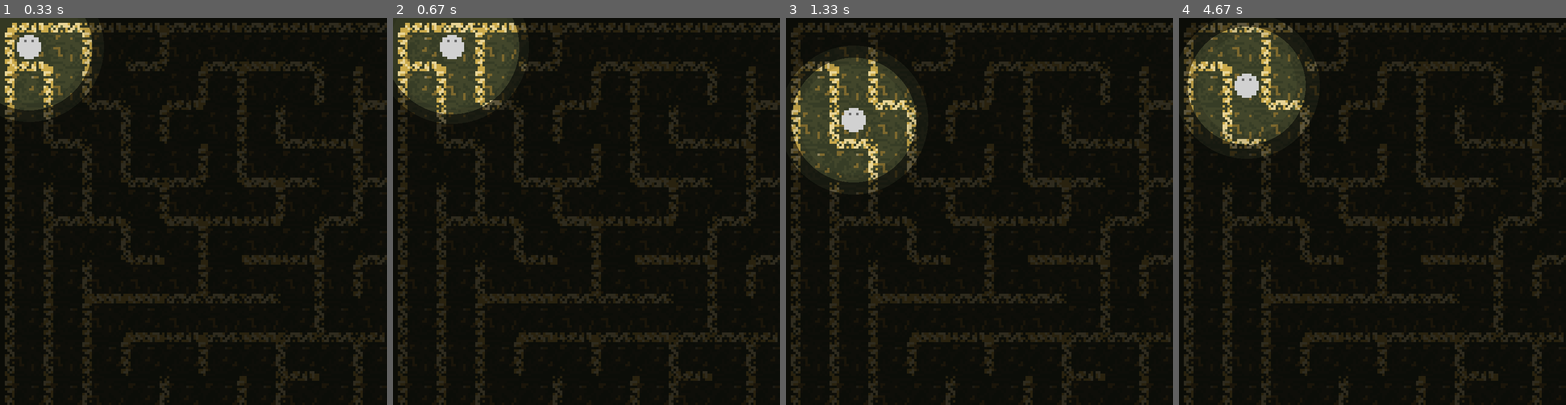
Above: before the commit, frames 1-4 (left to right).
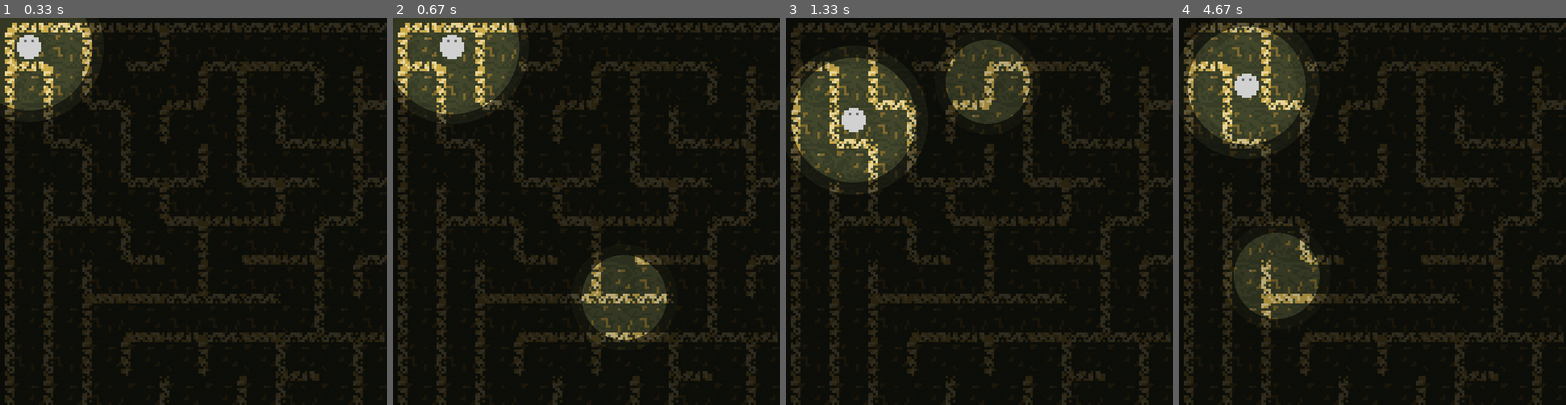
Above: after the commit, the same moments.

Repository: Yu266426/Pygame-Halloween-Game-Jam-2022
Game: pygame game, started from main.py
Same seed, same stepped clock (60 frames per second), same inputs: the game is played once before the commit and once after it.
Inputs (mouse positions are in pixels of both pictures, inside the frame that each line leads up to):
- Up to frame 1 (0.33 s): no input
- Up to frame 2 (0.67 s): press the mouse at (493, 215) at 0.37 s; move the mouse to (559, 257) at 0.47 s; release the mouse at (625, 296) at 0.6 s
- Up to frame 3 (1.33 s): click (1122, 346) at 0.72 s; click (987, 79) at 1.05 s
- Up to frame 4 (4.67 s): press the mouse at (1380, 79) at 1.37 s; move the mouse to (1426, 176) at 1.47 s; release the mouse at (1473, 273) at 1.6 s; press the mouse at (1380, 79) at 1.7 s; move the mouse to (1442, 196) at 1.8 s; release the mouse at (1507, 312) at 1.93 s; click (1248, 250) at 2.05 s; click (1256, 79) at 2.38 s; press the mouse at (1256, 79) at 2.7 s; move the mouse to (1271, 110) at 2.8 s; release the mouse at (1287, 141) at 2.93 s; press the mouse at (1256, 79) at 3.03 s; move the mouse to (1256, 219) at 3.13 s; release the mouse at (1256, 354) at 3.27 s; press the mouse at (1256, 79) at 3.37 s; move the mouse to (1275, 161) at 3.47 s; release the mouse at (1295, 242) at 3.6 s; press the mouse at (1256, 79) at 3.7 s; move the mouse to (1372, 192) at 3.8 s; release the mouse at (1492, 304) at 3.93 s; press the mouse at (1256, 79) at 4.03 s; move the mouse to (1302, 87) at 4.13 s; release the mouse at (1349, 95) at 4.27 s; press the mouse at (1256, 79) at 4.37 s; move the mouse to (1264, 180) at 4.47 s; release the mouse at (1275, 277) at 4.6 s

Frame 1 is identical in both runs. In frame 2, 3.8% of the frame differs, in the area x 48-71%, y 61-84%; in frame 3, 3.7%; in frame 4, 3.9%, in the area x 14-37%, y 55-78%.

Commit message:
Light Optimizations

Diff:
--- a/data/modules/game.py
+++ b/data/modules/game.py
@@ -1,12 +1,9 @@
 import pygame.display
 
-from data.modules.constants import TILE_SIZE, SCREEN_WIDTH, SCREEN_HEIGHT
+from data.modules.constants import SCREEN_WIDTH, SCREEN_HEIGHT
+from data.modules.game_scene import GameScene
 from data.modules.inputs import InputManager
-from data.modules.lighting import Lighting
 from data.modules.loader import Loader
-from data.modules.maze import Maze, Dirs
-from data.modules.player import Player
-from data.modules.utils import get_tiled_pos
 
 
 class Game:
@@ -20,15 +17,7 @@
 
 		Loader.load()
 
-		self.maze = Maze((30, 30))
-
-		self.camera = pygame.Vector2()
-		self.camera_max_x = self.maze.size[0] * TILE_SIZE - SCREEN_WIDTH
-		self.camera_max_y = self.maze.size[1] * TILE_SIZE - SCREEN_HEIGHT
-
-		self.player = Player((0, 0))
-
-		self.path = None
+		self.game_scene = GameScene()
 
 	def handle_events(self):
 		InputManager.reset()
@@ -58,56 +47,15 @@
 				if button <= 2:
 					InputManager.mouse_up[button] = True
 
-	def update_camera(self, delta):
-		self.camera = self.camera.lerp(self.player.pos - (400, 400), min(2 * delta, 1))
-
-		buffer = 20
-		if self.camera.x < -buffer:
-			self.camera.x = -buffer
-		if self.camera.x > self.camera_max_x + buffer:
-			self.camera.x = self.camera_max_x + buffer
-
-		if self.camera.y < -buffer:
-			self.camera.y = -buffer
-		if self.camera.y > self.camera_max_y + buffer:
-			self.camera.y = self.camera_max_y + buffer
-
 	def update(self):
 		delta = self.clock.tick() / 1000
 		pygame.display.set_caption(f"{round(self.clock.get_fps())}")
 
-		self.player.update(delta)
-
-		Lighting.update(delta)
-
-		if InputManager.mouse_down[0]:
-			self.path = self.maze.find_path(self.player.tile_pos, get_tiled_pos(pygame.mouse.get_pos() + self.camera))
-			if self.path is not None:
-				self.player.set_path(self.path)
-
-		self.update_camera(delta)
-
-	# tile_mouse_pos = get_tiled_pos(pygame.mouse.get_pos() + self.camera)
-	# if 0 <= tile_mouse_pos[0] < self.maze.size[0] and 0 <= tile_mouse_pos[1] < self.maze.size[1]:
-	# 	tile_num = self.maze.tiles[tile_mouse_pos[1]][tile_mouse_pos[0]]
-	# 	print(
-	# 		tile_num,
-	# 		"up:", tile_num & Dirs.UP,
-	# 		"down:", tile_num & Dirs.DOWN,
-	# 		"left:", tile_num & Dirs.LEFT,
-	# 		"right:", tile_num & Dirs.RIGHT
-	# 	)
+		self.game_scene.update(delta)
 
 	def draw(self):
 		self.window.fill((66 * 0.8, 70 * 0.8, 43 * 0.8))
 
-		# if self.path is not None:
-		# 	for tile in self.path:
-		# 		pygame.draw.rect(self.window, "blue", pygame.Rect(tile[0] * TILE_SIZE - self.camera.x, tile[1] * TILE_SIZE - self.camera.y, TILE_SIZE, TILE_SIZE))
-
-		self.maze.draw(self.window, self.camera)
-		self.player.draw(self.window, self.camera)
-
-		Lighting.draw(self.window, self.camera)
+		self.game_scene.draw(self.window)
 
 		pygame.display.flip()
--- /dev/null
+++ b/data/modules/game_scene.py
@@ -0,0 +1,64 @@
+import pygame
+
+from data.modules.constants import TILE_SIZE, SCREEN_WIDTH, SCREEN_HEIGHT
+from data.modules.inputs import InputManager
+from data.modules.light import Light
+from data.modules.lighting import Lighting
+from data.modules.maze import Maze
+from data.modules.player import Player
+from data.modules.utils import get_tiled_pos
+
+
+class GameScene:
+	def __init__(self):
+		self.mouse_pos = pygame.Vector2(pygame.mouse.get_pos())
+		Lighting.add_light(Light(self.mouse_pos, 0.5, 80, 10, 1.7, camera_affected=False))
+		Lighting.add_light(Light(self.mouse_pos, 0.1, 100, 12, 1.7, camera_affected=False))
+
+		self.maze = Maze((30, 30))
+
+		self.camera = pygame.Vector2()
+		self.camera_max_x = self.maze.size[0] * TILE_SIZE - SCREEN_WIDTH
+		self.camera_max_y = self.maze.size[1] * TILE_SIZE - SCREEN_HEIGHT
+
+		self.player = Player((0, 0))
+
+		self.path = None
+
+	def update_camera(self, delta):
+		self.camera = self.camera.lerp(self.player.pos - (400, 400), min(2 * delta, 1))
+
+		buffer = 20
+		if self.camera.x < -buffer:
+			self.camera.x = -buffer
+		if self.camera.x > self.camera_max_x + buffer:
+			self.camera.x = self.camera_max_x + buffer
+
+		if self.camera.y < -buffer:
+			self.camera.y = -buffer
+		if self.camera.y > self.camera_max_y + buffer:
+			self.camera.y = self.camera_max_y + buffer
+
+	def update(self, delta):
+		self.mouse_pos.xy = pygame.mouse.get_pos()
+
+		self.player.update(delta)
+
+		Lighting.update(delta)
+
+		if InputManager.mouse_down[0]:
+			self.path = self.maze.find_path(self.player.tile_pos, get_tiled_pos(pygame.mouse.get_pos() + self.camera))
+			if self.path is not None:
+				self.player.set_path(self.path)
+
+		self.update_camera(delta)
+
+	def draw(self, surface: pygame.Surface):
+		# if self.path is not None:
+		# 	for tile in self.path:
+		# 		pygame.draw.rect(self.window, "blue", pygame.Rect(tile[0] * TILE_SIZE - self.camera.x, tile[1] * TILE_SIZE - self.camera.y, TILE_SIZE, TILE_SIZE))
+
+		self.maze.draw(surface, self.camera)
+		self.player.draw(surface, self.camera)
+
+		Lighting.draw(surface, self.camera)
--- a/data/modules/light.py
+++ b/data/modules/light.py
@@ -4,17 +4,20 @@
 
 
 class Light:
-	def __init__(self, pos, brightness, radius, variation, variation_speed, linked_pos=True):
+	def __init__(self, pos, brightness, radius, variation, variation_speed, linked_pos=True, camera_affected=True):
+		self.start_time = pygame.time.get_ticks() / 1000
+
 		self.pos = pos if linked_pos else pygame.Vector2(pos)
 
 		self.brightness = brightness
-
 		self.radius = radius
 
 		self.variation = variation
 		self.variation_speed = variation_speed
 
-		self.start_time = pygame.time.get_ticks() / 1000
+		self.surf = pygame.Surface(((self.radius + self.variation) * 2, (self.radius + self.variation) * 2), flags=pygame.SRCALPHA).convert_alpha()
+
+		self.camera_affected = camera_affected
 
 	def update(self, delta):
 		pass
@@ -24,7 +27,10 @@
 		variation = math.sin((current_time - self.start_time) * self.variation_speed) * self.variation
 
 		colour = max(0, min(255, 255 * self.brightness + variation / 20))
-		surf = pygame.Surface(((self.radius + variation) * 2, (self.radius + variation) * 2), flags=pygame.SRCALPHA)
-		pygame.draw.circle(surf, (colour, colour, colour), (surf.get_width() / 2, surf.get_height() / 2), self.radius + variation)
+		self.surf.fill((0, 0, 0))
+		pygame.draw.circle(self.surf, (colour, colour, colour), (self.surf.get_width() / 2, self.surf.get_height() / 2), self.radius + variation)
 
-		surface.blit(surf, surf.get_rect(center=self.pos - camera), special_flags=pygame.BLEND_ADD)
+		if self.camera_affected:
+			surface.blit(self.surf, self.surf.get_rect(center=self.pos - camera), special_flags=pygame.BLEND_ADD)
+		else:
+			surface.blit(self.surf, self.surf.get_rect(center=self.pos), special_flags=pygame.BLEND_ADD)
--- a/data/modules/maze.py
+++ b/data/modules/maze.py
@@ -80,7 +80,7 @@
 			return None
 
 		# Find distance
-		if man_dist(start_pos, end_pos) > 7:
+		if man_dist(start_pos, end_pos) > 12:
 			return None
 
 		# * x - y
Not shown, changed: .DS_Store
